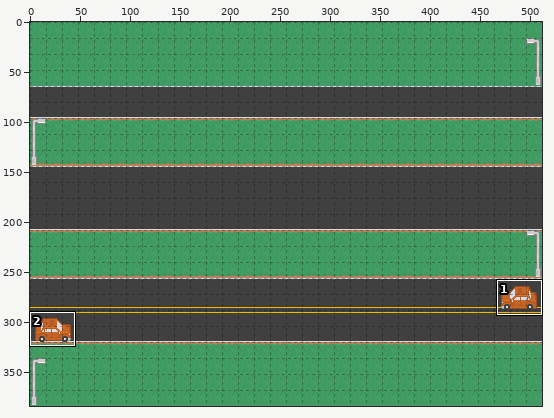
Sprite sheet, stored at src/resources/fmap.png. Above: a wide view before the commit, with the close-up outlined.
Close-up. Before:
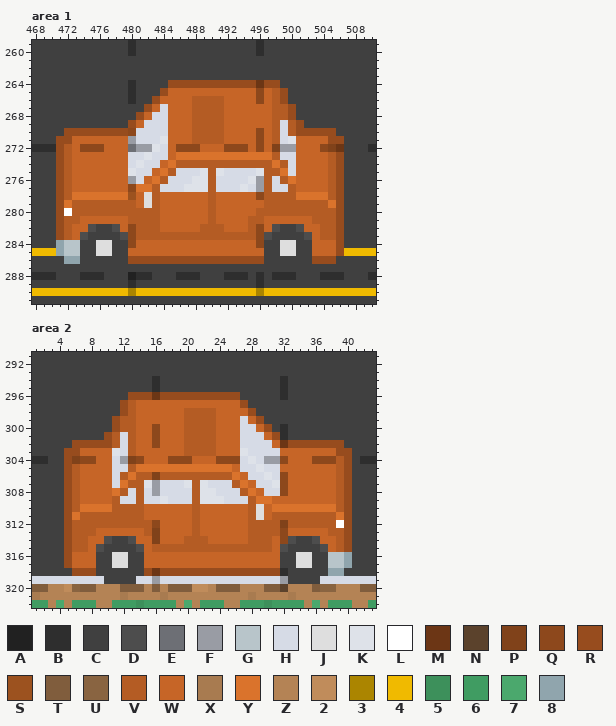
The file is 512x384 pixels. Colours within 5 levels of each other are drawn and written as one. Shown: area 1: x 468..510, y 259..291; area 2: x 1..43, y 291..322. The commit also changed other parts of the picture, which this record leaves out.
Palette (. is transparent): A #212121  B #2e2e2e  C #404040  D #4d4d4d  E #6d6f75  F #999ca4  G #b8c5ca  H #d6dbe6  J #dedede  K #dee2e9  L #ffffff  M #6c3615  N #5b422c  P #80421a  Q #8d481c  R #974c1e  S #9c521f  T #805d3d  U #896441  V #b45c24  W #c66527  X #a87b50  Y #da732c  Z #b48355  2 #c08c5b  3 #ab8500  4 #f0ba00  5 #3d905b  6 #409c62  7 #4ba86d  8 #90a5ad
Pixels before, area 1, first column x 468:
259 CCCCCCCCCCCCBCCCCCCCCCCCCCCCBCCCCCCCCCCCCCC
260 CCCCCCCCCCCCBCCCCCCCCCCCCCCCBCCCCCCCCCCCCCC
261 CCCCCCCCCCCCCCCCCCCCCCCCCCCCCCCCCCCCCCCCCCC
262 CCCCCCCCCCCCCCCCCCCCCCCCCCCCCCCCCCCCCCCCCCC
263 CCCCCCCCCCCCCCCCCCCCCCCCCCCCCCCCCCCCCCCCCCC
264 CCCCCCCCCCCCBCCCCRRRRRRRRRRRMRRCCCCCCCCCCCC
265 CCCCCCCCCCCCBCCCRWWWWWWWWWWWQWVRCCCCCCCCCCC
266 CCCCCCCCCCCCBCCRWWWWVVVVWWWWQWVRCCCCCCCCCCC
267 CCCCCCCCCCCCCCRWHWWWVVVVWWWWWWVVRCCCCCCCCCC
268 CCCCCCCCCCCCCRWHHWWWVVVVWWWWWWVVRCCCCCCCCCC
269 CCCCCCCCCCCCRWHHHWWWVVVVWWWWWWVHVRCCCCCCCCC
270 CCCCRRRRRRRRQHHHHWWWVVVVWWWWQWVHVRRRRRCCCCC
271 CCCRRWWWWWWWFHHHKWWWVVVVWWWWQWVHKWWWWRRCCCC
272 BBBRVWQQQWWWEFFKHWQQQWWWQQQWQWPFFWWWQPMCCCB
273 CCCRVWWWWWWWHHKHHWYYYYYYYYYYYYVHHWWWWVRCCCC
274 CCCRVWWWWWWWHKHHWYVVVVVVVVVVVVYVHWWWWVRCCCC
275 CCCRVWWWWWWWKHHWYVHHHKVKHHHHKVVYHWWWWVRCCCC
276 CCCRVWWWWWWWFHWYVHHHKKVHHHHKFVHVYWWWWVRCCCC
277 CCCRVWWWWWWWQYYVHHHKKKVHHHKHFVHHVWWWWVRCCCC
278 CCCRVYYYYYYYSWJVWWWWWWVWWWWWQVVVVYYYYVRCCCC
279 CCCRYVVVVVVVVWJVWWWWWWVWWWWWWVVVVVVVVYRCCCC
280 CCCRLVVVVVVVVVVVWWWWWWVWWWWWVVVVVVVVVVRCCCC
281 CCCRVVWWWWWWVVVVWWWWWWVWWWWVVWWWWWWVVVRCCCC
282 CCCRVWWDCCDWQVVVWWWWWVVVWWWVQWDCCDWWVVRCCCC
283 CCCRVWDCCCCDQVVVVVVVVVVVVVVVQDCCCCDWVVRCCCC
284 CCC8GGCCJJCCQWWWWWWWWWWWWWWWQCCJJCCWWWRCCCC
285 4448GGCCJJCCWWWWWWWWWWWWWWWWWCCJJCCWWWR4444
286 CCCC88CCCCCCRRRRRRRRRRRRRRRRRCCCCCCRRRCCCCC
287 CCCCCCCCCCCCCCCCCCCCCCCCCCCCCCCCCCCCCCCCCCC
288 BBBCCCBBBCCCABBCCCBBBCCCBBBCBCBBBCCCBBBCCCB
289 CCCCCCCCCCCCBCCCCCCCCCCCCCCCBCCCCCCCCCCCCCC
290 4444444444443444444444444444344444444444444
291 CCCCCCCCCCCCCCCCCCCCCCCCCCCCCCCCCCCCCCCCCCC
Pixels before, area 2, first column x 1:
291 CCCCCCCCCCCCCCCCCCCCCCCCCCCCCCCCCCCCCCCCCCC
292 CCCCCCCCCCCCCCCCCCCCCCCCCCCCCCCCCCCCCCCCCCC
293 CCCCCCCCCCCCCCCCCCCCCCCCCCCCCCCCCCCCCCCCCCC
294 CCCCCCCCCCCCCCCBCCCCCCCCCCCCCCCBCCCCCCCCCCC
295 CCCCCCCCCCCCCCCBCCCCCCCCCCCCCCCBCCCCCCCCCCC
296 CCCCCCCCCCCCRRRMRRRRRRRRRRCCCCCBCCCCCCCCCCC
297 CCCCCCCCCCCRVWWWWWWWWWWWWWRCCCCCCCCCCCCCCCC
298 CCCCCCCCCCCRVWWWWWWVVVVWWWWRCCCCCCCCCCCCCCC
299 CCCCCCCCCCRVVWWWWWWVVVVWWWHWRCCCCCCCCCCCCCC
300 CCCCCCCCCCRVVWWQWWWVVVVWWWHHWRCBCCCCCCCCCCC
301 CCCCCCCCCRVHVWWQWWWVVVVWWWHHHWRBCCCCCCCCCCC
302 CCCCCRRRRRVHVWWQWWWVVVVWWWHHHHWMRRRRRRRCCCC
303 CCCCRRWWWWKHVWWWWWWVVVVWWWKHHHHWWWWWWWRRCCC
304 BBCCRPQQWWHFPQWWWQQQWWWQQQHKHFFQWWWQQQVRCBB
305 CCCCRVWWWWHHVYYYYYYYYYYYYWHHKHHWWWWWWWVRCCC
306 CCCCRVWWWWHVYVVPVVVVVVVVVYWHHKHQWWWWWWVRCCC
307 CCCCRVWWWWHYVVKFHHHKVKHHHVYWHHKQWWWWWWVRCCC
308 CCCCRVWWWWYVHVHFHHHHVKKHHHVYWHHQWWWWWWVRCCC
309 CCCCRVWWWWVHHVHHKHHHVKKKHHHVYYWWWWWWWWVRCCC
310 CCCCRVYYYYVVVVWWWWWWVWWWWWWVJWYYYYYYYYVRCCC
311 CCCCRYVVVVVVVVWWWWWWVWWWWWWVJWVVVVVVVVYRCCC
312 CCCCRVVVVVVVVVVQWWWWVWWWWWWVVVVPVVVVVVLRCCC
313 CCCCRVVVWWWWWWVPWWWWVWWWWWWVVVVQWWWWWVVRCCC
314 CCCCRVVWWDCCDWWPWWWVVVWWWWWVVVWQDCCDWWVRCCC
315 CCCCRVVWDCCCCDWVVVVVVVVVVVVVVVWDCCCCDWVRCCC
316 CCCCRWWWCCJJCCWWWWWWWWWWWWWWWWWCCJJCCGG8CCC
317 CCCCRWWWCCJJCCWWWWWWWWWWWWWWWWWCCJJCCGG8CCC
318 CCCCCRRRCCCCCCRMRRRRRRRRRRRRRRRBCCCCC88CCCC
319 HHHHHHHHHCCCCHHFHHHHHHHHHHHHHHHFCCCCHHHHHHH
320 TTZZ2UTTZZZTTTZTZTTT22ZTTTZZZTTNZZZTUUZZZTT
321 XZZZZZZZZZZXZZZZXZZZZZZZZZZXZZZZXZZZZZZZZZZ
322 66Z7Z666ZZ66656666Z7Z666ZZ66656666Z7Z666ZZ6
After the commit:
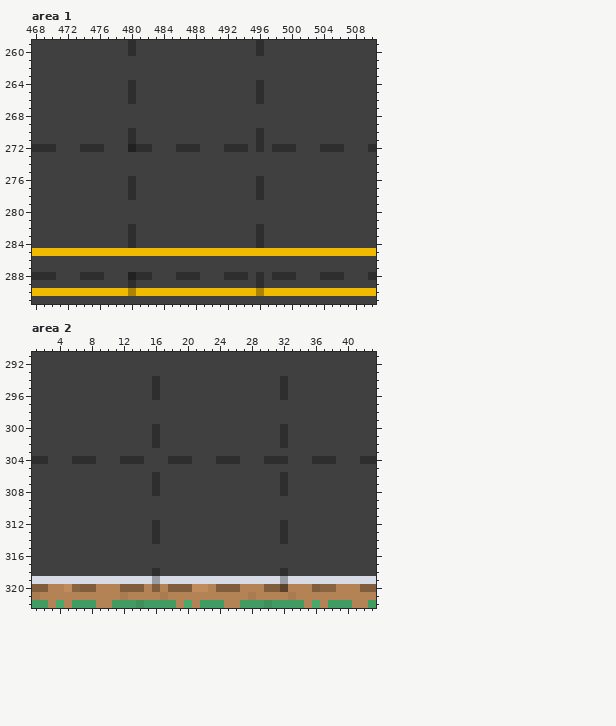
Changes in this commit:
Area 1:
y 264: x 485..498 RRRRRRRRRRRMRR -> CCCCCCCCCCCBCC
y 265: x 484..499 RWWWWWWWWWWWQWVR -> CCCCCCCCCCCCBCCC
y 266: x 483..499 RWWWWVVVVWWWWQWVR -> CCCCCCCCCCCCCBCCC
y 267: x 482..500 RWHWWWVVVVWWWWWWVVR -> CCCCCCCCCCCCCCCCCCC
y 268: x 481..500 RWHHWWWVVVVWWWWWWVVR -> CCCCCCCCCCCCCCCCCCCC
y 269: x 480..501 RWHHHWWWVVVVWWWWWWVHVR -> CCCCCCCCCCCCCCCCCCCCCC
y 270: x 472..505 RRRRRRRRQHHHHWWWVVVVWWWWQWVHVRRRRR -> CCCCCCCCBCCCCCCCCCCCCCCCBCCCCCCCCC
y 271: x 471..506 RRWWWWWWWFHHHKWWWVVVVWWWWQWVHKWWWWRR -> CCCCCCCCCBCCCCCCCCCCCCCCCBCCCCCCCCCC
y 272: x 471..506 RVWQQQWWWEFFKHWQQQWWWQQQWQWPFFWWWQPM -> CCCBBBCCCABBCCCBBBCCCBBBCBCBBBCCCBBB
y 273: x 471..506 RVWWWWWWWHHKHHWYYYYYYYYYYYYVHHWWWWVR -> CCCCCCCCCCCCCCCCCCCCCCCCCCCCCCCCCCCC
y 274: x 471..506 RVWWWWWWWHKHHWYVVVVVVVVVVVVYVHWWWWVR -> CCCCCCCCCCCCCCCCCCCCCCCCCCCCCCCCCCCC
y 275: x 471..506 RVWWWWWWWKHHWYVHHHKVKHHHHKVVYHWWWWVR -> CCCCCCCCCCCCCCCCCCCCCCCCCCCCCCCCCCCC
y 276: x 471..506 RVWWWWWWWFHWYVHHHKKVHHHHKFVHVYWWWWVR -> CCCCCCCCCBCCCCCCCCCCCCCCCBCCCCCCCCCC
y 277: x 471..506 RVWWWWWWWQYYVHHHKKKVHHHKHFVHHVWWWWVR -> CCCCCCCCCBCCCCCCCCCCCCCCCBCCCCCCCCCC
y 278: x 471..506 RVYYYYYYYSWJVWWWWWWVWWWWWQVVVVYYYYVR -> CCCCCCCCCBCCCCCCCCCCCCCCCBCCCCCCCCCC
y 279: x 471..506 RYVVVVVVVVWJVWWWWWWVWWWWWWVVVVVVVVYR -> CCCCCCCCCCCCCCCCCCCCCCCCCCCCCCCCCCCC
y 280: x 471..506 RLVVVVVVVVVVVWWWWWWVWWWWWVVVVVVVVVVR -> CCCCCCCCCCCCCCCCCCCCCCCCCCCCCCCCCCCC
y 281: x 471..506 RVVWWWWWWVVVVWWWWWWVWWWWVVWWWWWWVVVR -> CCCCCCCCCCCCCCCCCCCCCCCCCCCCCCCCCCCC
y 282: x 471..475 RVWWD -> CCCCC; x 478..498 DWQVVVWWWWWVVVWWWVQWD -> CCBCCCCCCCCCCCCCCCBCC; x 501..506 DWWVVR -> CCCCCC
y 283: x 471..474 RVWD -> CCCC; x 479..497 DQVVVVVVVVVVVVVVVQD -> CBCCCCCCCCCCCCCCCBC; x 502..506 DWVVR -> CCCCC
y 284: x 471..473 8GG -> CCC; x 476..477 JJ -> CC; x 480..496 QWWWWWWWWWWWWWWWQ -> BCCCCCCCCCCCCCCCB; x 499..500 JJ -> CC; x 503..506 WWWR -> CCCC
y 285: x 471..506 8GGCCJJCCWWWWWWWWWWWWWWWWWCCJJCCWWWR -> 444444444444444444444444444444444444
y 286: x 472..473 88 -> CC; x 480..496 RRRRRRRRRRRRRRRRR -> CCCCCCCCCCCCCCCCC; x 503..505 RRR -> CCC
Area 2:
y 296: x 13..26 RRRMRRRRRRRRRR -> CCCBCCCCCCCCCC
y 297: x 12..27 RVWWWWWWWWWWWWWR -> CCCCCCCCCCCCCCCC
y 298: x 12..28 RVWWWWWWVVVVWWWWR -> CCCCCCCCCCCCCCCCC
y 299: x 11..29 RVVWWWWWWVVVVWWWHWR -> CCCCCCCCCCCCCCCCCCC
y 300: x 11..30 RVVWWQWWWVVVVWWWHHWR -> CCCCCBCCCCCCCCCCCCCC
y 301: x 10..31 RVHVWWQWWWVVVVWWWHHHWR -> CCCCCCBCCCCCCCCCCCCCCC
y 302: x 6..39 RRRRRVHVWWQWWWVVVVWWWHHHHWMRRRRRRR -> CCCCCCCCCCBCCCCCCCCCCCCCCCBCCCCCCC
y 303: x 5..40 RRWWWWKHVWWWWWWVVVVWWWKHHHHWWWWWWWRR -> CCCCCCCCCCCCCCCCCCCCCCCCCCCCCCCCCCCC
y 304: x 5..40 RPQQWWHFPQWWWQQQWWWQQQHKHFFQWWWQQQVR -> CBBBCCCBBBCCCBBBCCCBBBCCCBBBCCCBBBCC
y 305: x 5..40 RVWWWWHHVYYYYYYYYYYYYWHHKHHWWWWWWWVR -> CCCCCCCCCCCCCCCCCCCCCCCCCCCCCCCCCCCC
y 306: x 5..40 RVWWWWHVYVVPVVVVVVVVVYWHHKHQWWWWWWVR -> CCCCCCCCCCCBCCCCCCCCCCCCCCCBCCCCCCCC
y 307: x 5..40 RVWWWWHYVVKFHHHKVKHHHVYWHHKQWWWWWWVR -> CCCCCCCCCCCBCCCCCCCCCCCCCCCBCCCCCCCC
y 308: x 5..40 RVWWWWYVHVHFHHHHVKKHHHVYWHHQWWWWWWVR -> CCCCCCCCCCCBCCCCCCCCCCCCCCCBCCCCCCCC
y 309: x 5..40 RVWWWWVHHVHHKHHHVKKKHHHVYYWWWWWWWWVR -> CCCCCCCCCCCCCCCCCCCCCCCCCCCCCCCCCCCC
y 310: x 5..40 RVYYYYVVVVWWWWWWVWWWWWWVJWYYYYYYYYVR -> CCCCCCCCCCCCCCCCCCCCCCCCCCCCCCCCCCCC
y 311: x 5..40 RYVVVVVVVVWWWWWWVWWWWWWVJWVVVVVVVVYR -> CCCCCCCCCCCCCCCCCCCCCCCCCCCCCCCCCCCC
y 312: x 5..40 RVVVVVVVVVVQWWWWVWWWWWWVVVVPVVVVVVLR -> CCCCCCCCCCCBCCCCCCCCCCCCCCCBCCCCCCCC
y 313: x 5..40 RVVVWWWWWWVPWWWWVWWWWWWVVVVQWWWWWVVR -> CCCCCCCCCCCBCCCCCCCCCCCCCCCBCCCCCCCC
y 314: x 5..10 RVVWWD -> CCCCCC; x 13..33 DWWPWWWVVVWWWWWVVVWQD -> CCCBCCCCCCCCCCCCCCCBC; x 36..40 DWWVR -> CCCCC
y 315: x 5..9 RVVWD -> CCCCC; x 14..32 DWVVVVVVVVVVVVVVVWD -> CCCCCCCCCCCCCCCCCCC; x 37..40 DWVR -> CCCC
y 316..317: x 5..8 RWWW -> CCCC; x 11..12 JJ -> CC; x 15..31 WWWWWWWWWWWWWWWWW -> CCCCCCCCCCCCCCCCC; x 34..35 JJ -> CC; x 38..40 GG8 -> CCC
y 318: x 6..8 RRR -> CCC; x 15..31 RMRRRRRRRRRRRRRRR -> CBCCCCCCCCCCCCCCC; x 38..39 88 -> CC
y 319: x 10..13 CCCC -> HHHH; x 33..36 CCCC -> HHHH
Changed places in both close-ups, as pixel boxes (x1, y1, x2, y2):
changed: (56, 80, 344, 264)
changed: (64, 392, 352, 584)
